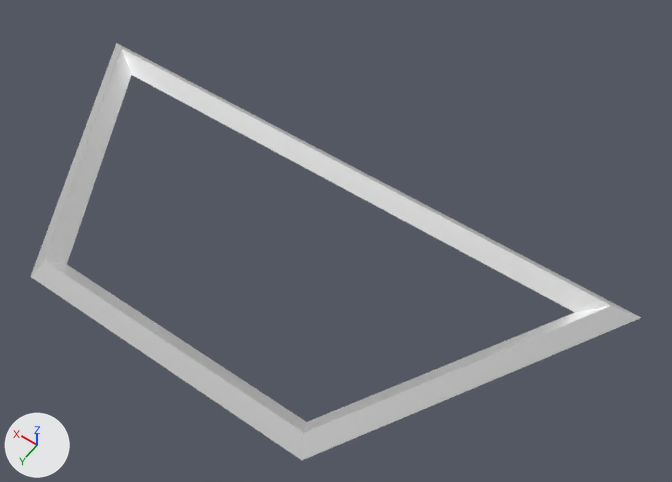
Two versions of the Blender file blender/tangram.blend, one commit apart.
Before and after are seen from a 50 mm lens placed at (-0.74, 0.88, 2.41), pointed at (0.3, -0.57, 0.12). The lights are fixed; the arrows at lower left show +X, +Y and +Z.

The first picture shows 'OutlineTW'.
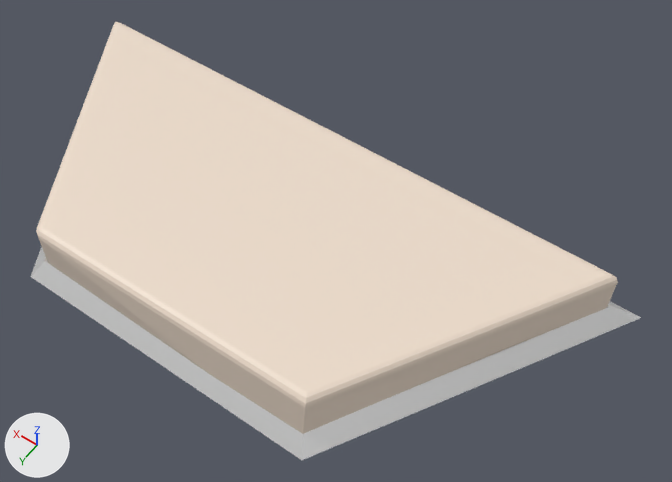
Where the newer file only moved an object's origin or applied its transform, the numbers keep the older frame.

What differs and where, as boxes (x1, y1, x2, y2) in the pictures (672 x 482 px):
```json
{"object": "MeshTW", "change": "shown", "after": [36, 22, 618, 434]}
{"object": "OutlineTW", "change": "unchanged, covered by the edit", "before": [30, 43, 641, 460], "after": [30, 247, 641, 460]}
```

Edits to the scene script, one JSON object a line:
```json
{"op": "remove", "block": "ob_meshtw", "code": "ob_meshtw.hide_set(True)"}
```
